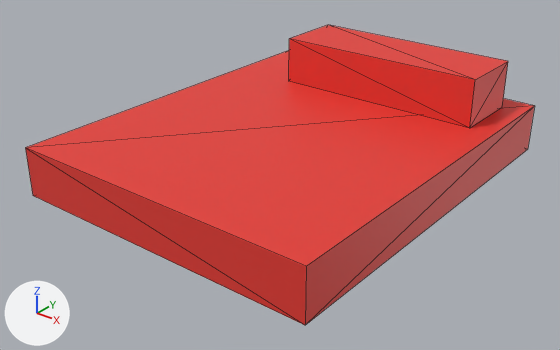
The glTF model assets/level.glb: old version first, new version second.
Both versions are drawn from a 50 mm lens placed at (17.84, -21.7, 24.64), pointed at (0.53, -0.07, 11.23). The axes (+X, +Y, +Z) are drawn at lower left. The lights are the same throughout. The first picture is the older version. Mesh edges are drawn as thin lines.

In view in the first picture: 'Box', 'Brushes'.
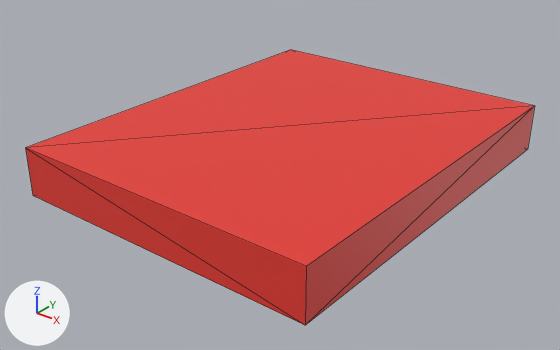
Changed parts and their boxes [x1, y1, x2, y2] in the pictures (560 x 350 px):
'Brushes', reshaped: before [26, 51, 534, 325]; after [26, 50, 534, 325]
'Box', deleted (red): before [289, 25, 508, 128]

Diff of the bpy script that builds the scene:
```diff
--- a/assets/level.glb.py
+++ b/assets/level.glb.py
@@ me_box_001_1 @@
+me_box_001_1.from_pydata(...)  # a box spanning x -13.0..0.0, y 0.0..16.0, z -2.0..0.0
+me_box_001_1.materials.append(mat_material_001)
@@ ob_brushes @@
-ob_brushes = bpy.data.objects.new('Brushes', me_box)
+ob_brushes = bpy.data.objects.new('Brushes', me_box_001_1)
 ob_brushes.location = (7.0, -7.0, 13.0)
@@ ob_box @@
-ob_box = bpy.data.objects.new('Box', me_box_001)
-ob_box.location = (6.0, 5.0, 13.0)
```
